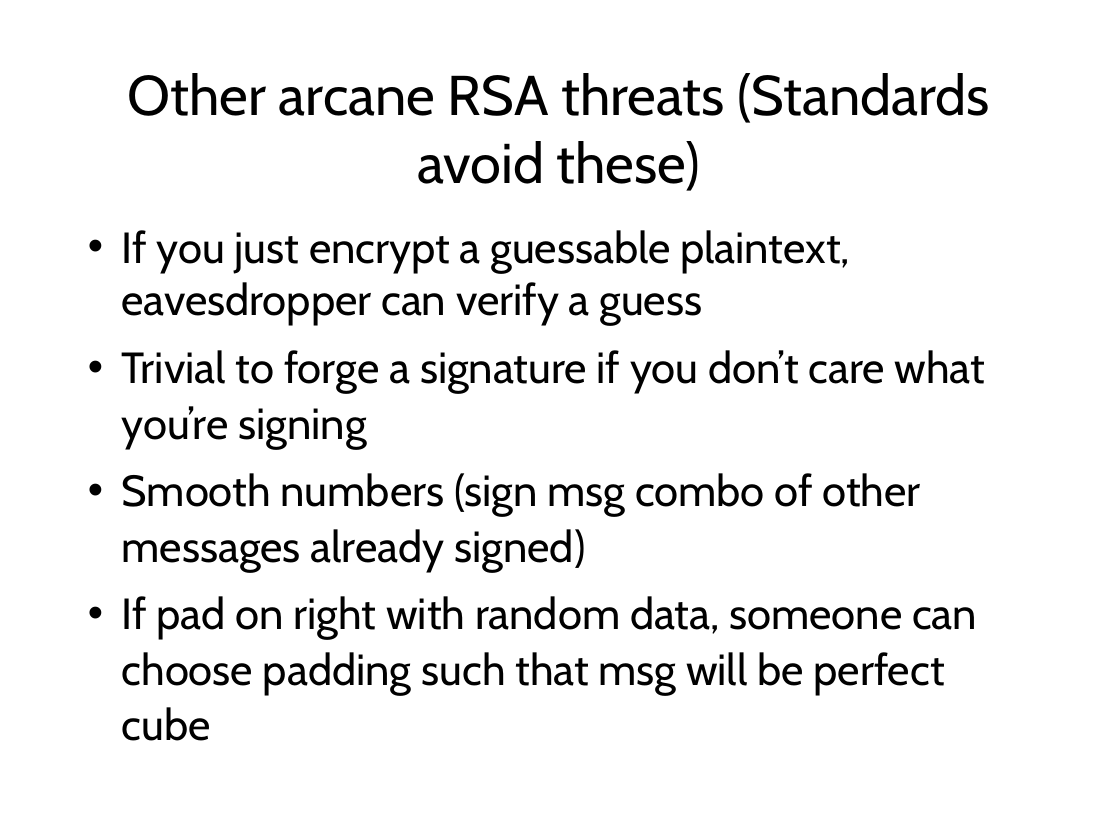
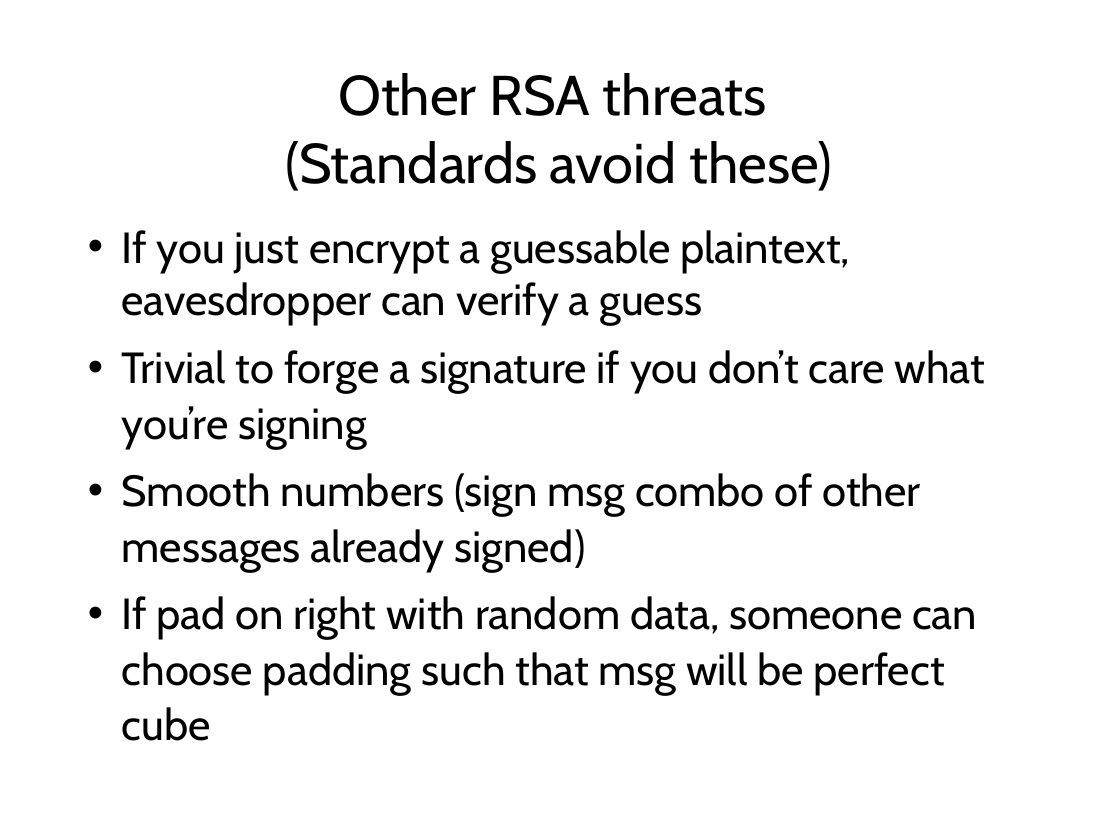
Before and after one commit to sftcd/cs7053, a slide deck: slide 127 of 2022lectures/04-crypto.odp. Drawn at 1120x840 pixels with LibreOffice and Linux fonts; fonts in the diff are those of the drawing. Boxes give left, top, right and bottom in pixels: in the first picture for what was removed or moved away, otherwise in the second. Text is boxed around its words. In the diff, an @@ line names an element or a change of style, - is before the commit and + after.

```diff
--- a/2022lectures/04-crypto.odp
+++ b/2022lectures/04-crypto.odp
@@ title at box(285, 73, 832, 191): text changed @@
-Other arcane RSA threats (Standards avoid these)
+Other RSA threats
+(Standards avoid these)
```
Also in this commit, not shown: 21 other slides changed.
